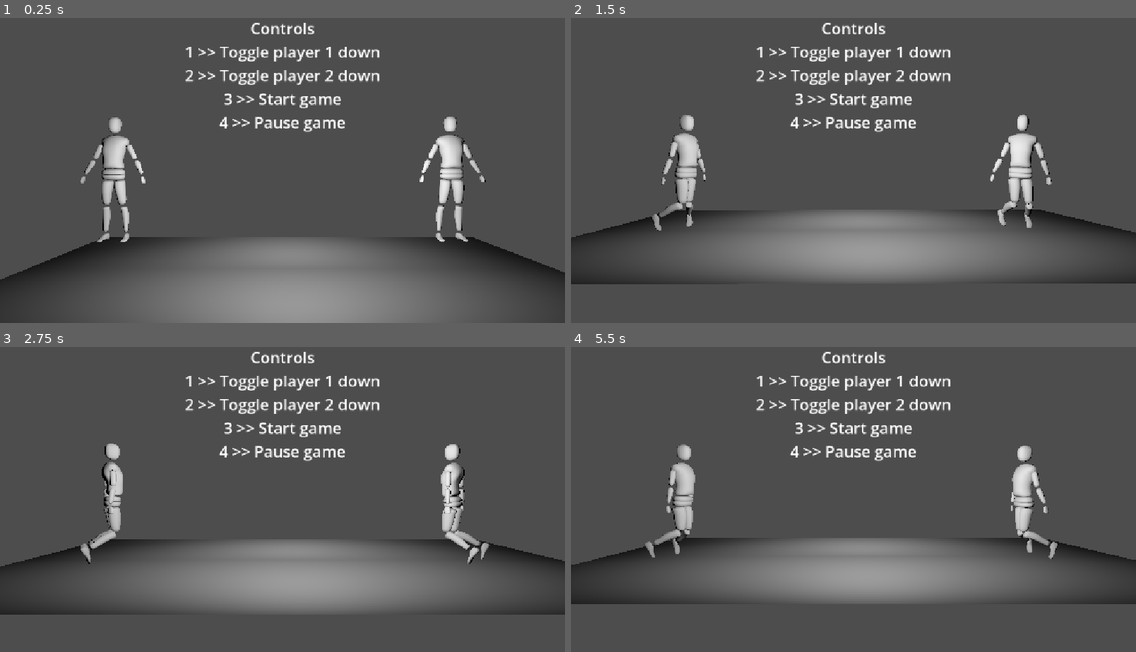
Above: before the commit, frames 1-4 (two rows, left to right).
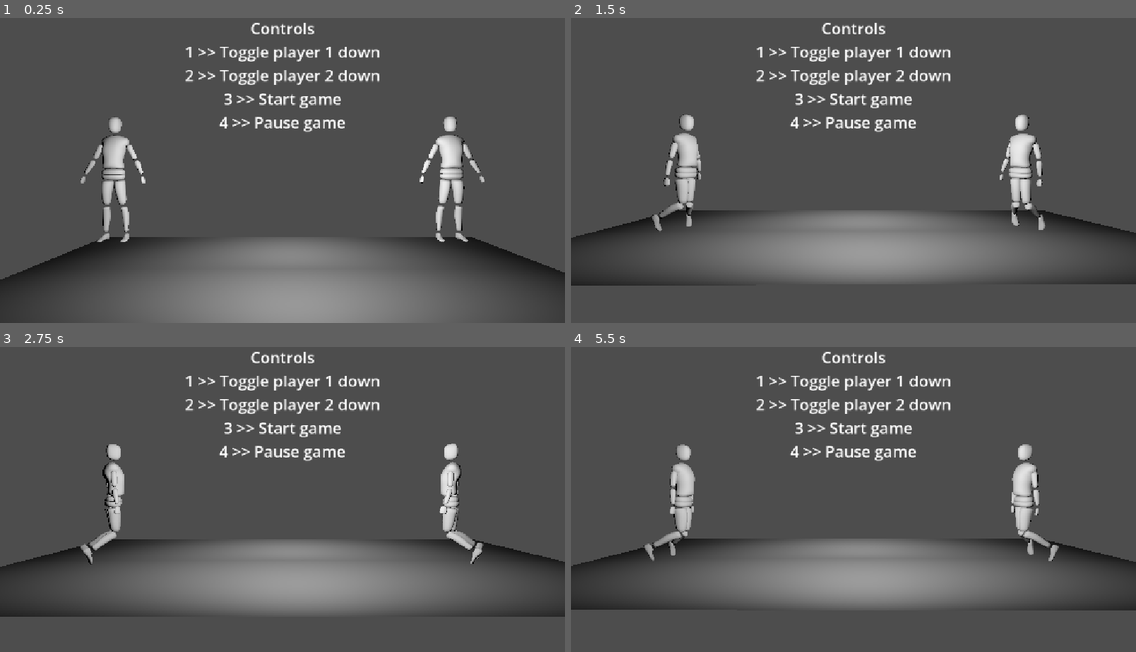
Above: after the commit, the same moments.

Repository: The-MEDINA/SNAP-back
Game: Godot game, scene res://Scenes/controlsTesting.tscn
Two runs of this game, one before a commit and one after it. Both use one fixed random seed, a clock stepped at 60 frames per second and the inputs below. This scene is started directly instead of the project's main scene.
Inputs:
- Up to frame 1 (0.25 s): no input
- Up to frame 2 (1.5 s): hold D (LeftThumbstickRight) 0.53-1.28 s; hold 1 (DebugPlayer1Down) from 1.28 s (still down)
- Up to frame 3 (2.75 s): release 1 (DebugPlayer1Down) at 2.03 s; hold D (LeftThumbstickRight) from 2.03 s (still down)
- Up to frame 4 (5.5 s): release D (LeftThumbstickRight) at 2.78 s; hold W (LeftThumbstickUp) 2.78-3.53 s; hold S (LeftThumbstickDown) 3.53-5.03 s; hold 1 (DebugPlayer1Down) from 5.03 s (still down)

The runs differ from the first frame. In frame 1, less than 0.1% of the frame differs, in the area x 0-100%, y 32-86%; in frame 2, 1.4%; in frame 3, 1.4%; in frame 4, 1.7%, in the area x 0-100%, y 31-87%.

Commit message:
Snapping via keybind works

Diff:
--- a/snap-back/Scenes/controlsTesting.tscn
+++ b/snap-back/Scenes/controlsTesting.tscn
@@ -113,6 +113,12 @@
 [node name="Top" parent="Character" unique_id=1504632149 instance=ExtResource("5_6tqc2")]
 
 [node name="Joint" type="Generic6DOFJoint3D" parent="Character" unique_id=829068928]
+linear_limit_x/softness = 16.0
+linear_limit_y/softness = 16.0
+linear_limit_z/softness = 16.0
+angular_limit_x/softness = 16.0
+angular_limit_y/softness = 16.0
+angular_limit_z/softness = 16.0
 
 [node name="Character2" type="Node3D" parent="." unique_id=2017855393 node_paths=PackedStringArray("otherPlayer")]
 transform = Transform3D(1, 0, 0, 0, 1, 0, 0, 0, 1, -2.6124609, 0.02783084, 0)
@@ -126,4 +132,10 @@
 
 [node name="Top" parent="Character2" unique_id=28256667 instance=ExtResource("5_6tqc2")]
 
-[node name="Joint" type="Generic6DOFJoint3D" parent="Character2" unique_id=858979169]
+[node name="Joint" type="Generic6DOFJoint3D" parent="Character2" unique_id=1213715451]
+linear_limit_x/softness = 16.0
+linear_limit_y/softness = 16.0
+linear_limit_z/softness = 16.0
+angular_limit_x/softness = 16.0
+angular_limit_y/softness = 16.0
+angular_limit_z/softness = 16.0
--- a/snap-back/Scripts/characterController.gd
+++ b/snap-back/Scripts/characterController.gd
@@ -42,7 +42,7 @@
 var leftUpperArmOffset: Vector3
 var rightCalfOffset: Vector3
 var leftCalfOffset: Vector3
-var jointOffset: Vector3
+var jointOffset: Transform3D
 
 # Target positions for each limb
 var rightUpperArmTarget: Vector3
@@ -78,7 +78,7 @@
 	leftUpperArmOffset = topJoint.global_transform.basis.inverse() * (leftUpperArm.global_position - topJoint.global_position)
 	rightCalfOffset = bottomJoint.global_transform.basis.inverse() * (rightCalf.global_position - bottomJoint.global_position)
 	leftCalfOffset = bottomJoint.global_transform.basis.inverse() * (leftCalf.global_position - bottomJoint.global_position)
-	jointOffset = bottomJoint.global_transform.basis.inverse() * (topJoint.global_position - bottomJoint.global_position)
+	jointOffset = bottomJoint.global_transform.affine_inverse() * topJoint.global_transform
 	# Assign camera
 	camera = get_viewport().get_camera_3d()
 	# Singleplayer setup
@@ -156,12 +156,15 @@
 	# Save sign of signed angle
 	lastRotationAnglePositive = angle >= 0
 
+# Get inputs and apply to limbs
 func _handlePlayerInput(delta: float, grounded: bool) -> void:
+
 	# DEBUG
 	var split = Input.is_action_just_pressed("DebugSplit")
 	if split:
 		_splitPlayers()
 	# DEBUG
+
 	# Read thumbstick inputs
 	var topRightThumbstick = Vector2(Input.get_joy_axis(topController, JOY_AXIS_RIGHT_X),-Input.get_joy_axis(topController, JOY_AXIS_RIGHT_Y))
 	var topLeftThumbstick = Vector2(Input.get_joy_axis(topController, JOY_AXIS_LEFT_X),-Input.get_joy_axis(topController, JOY_AXIS_LEFT_Y))
@@ -212,6 +215,9 @@
 				bottomController = 999
 				print('Controlling top')
 		bumperPrevious = bumper
+	# If players aren't split, keep transform of top as the bottom (removes weird physics problem upon reconnection)
+	if !splitPlayers:
+		_setTopTransform()
 
 # Apply a saved offset, accounting for rotation
 func _makeRelativeToBase(baseJoint: PhysicalBone3D, offset: Vector3) -> Vector3:
@@ -230,11 +236,20 @@
 	# Multiply right direction by X input, maintain Y as up
 	return cameraRight * input.x + Vector3.UP * input.y
 
-func _splitPlayers():
+# Set the top transform to match that of the bottom
+func _setTopTransform() -> void:
+	var reconnectTransform: Transform3D = bottomJoint.global_transform * jointOffset
+	topJoint.global_transform = reconnectTransform
+
+# Depending on splitPlayers, either split the bodies or reconnect them
+func _splitPlayers() -> void:
 	if splitPlayers:
-		topJoint.global_position = _makeRelativeToBase(bottomJoint, jointOffset)
-		joint.global_basis = bottomJoint.global_basis
-		topJoint.global_basis = bottomJoint.global_basis * Basis(Vector3.RIGHT, PI) * Basis(Vector3.FORWARD, PI / -2.0)
+		bottomJoint.angular_velocity = Vector3.ZERO
+		bottomJoint.linear_velocity = Vector3.ZERO
+		topJoint.angular_velocity = Vector3.ZERO
+		topJoint.linear_velocity = Vector3.ZERO
+		await get_tree().physics_frame
+		_setTopTransform()
 		joint.node_a = bottomJoint.get_path()
 		joint.node_b = topJoint.get_path()
 		splitPlayers = false
